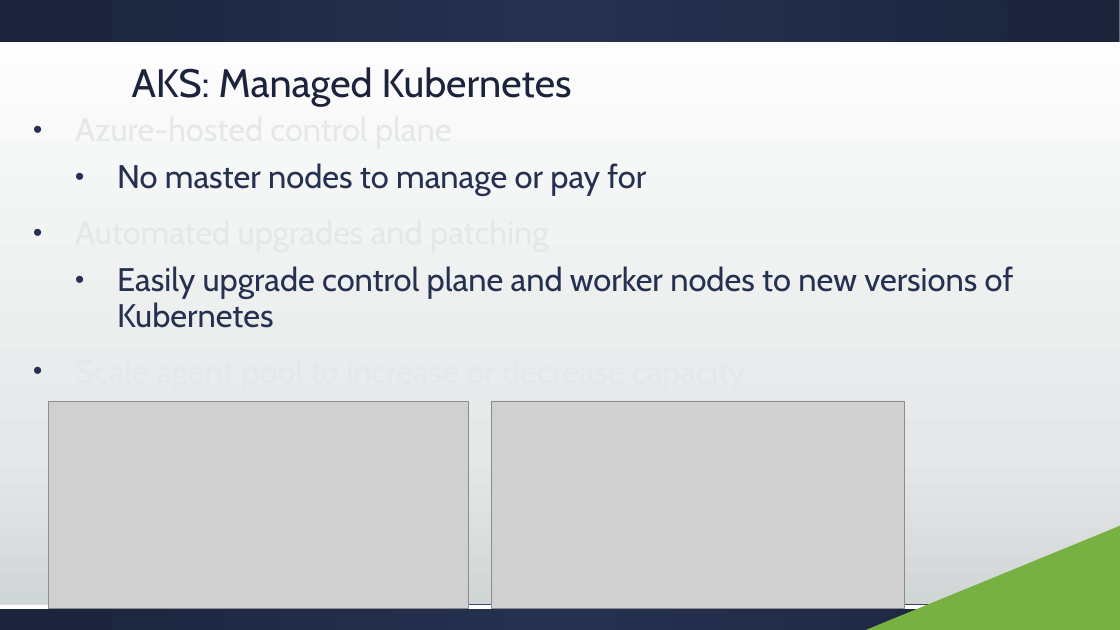
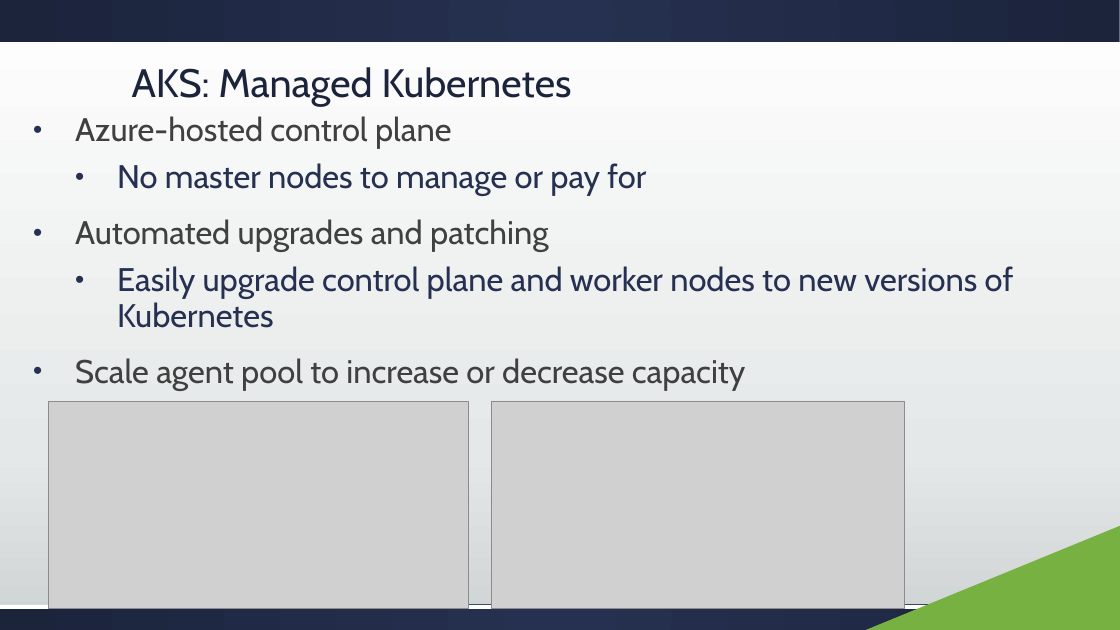
Before and after one commit to geffzhang/DockerStarted, a slide deck: slide 17 of dotnetcoredockerk8s.pptx. Drawn at 1120x630 pixels with LibreOffice and Linux fonts; fonts in the diff are those of the drawing; grey boxes stand for pictures. Boxes give left, top, right and bottom in pixels: in the first picture for what was removed or moved away, otherwise in the second. Text is boxed around its words. In the diff, an @@ line names an element or a change of style, - is before the commit and + after.

```diff
--- a/dotnetcoredockerk8s.pptx
+++ b/dotnetcoredockerk8s.pptx
@@ text at (75,116,746,391): text colour #E5E8E8 to #404040 in "Azure-hosted control plane", "Automated upgrades and patching", "Scale agent pool to increase or decrease ..." @@
```
Also in this commit, not shown: 4 other slides changed, 11 other files.
